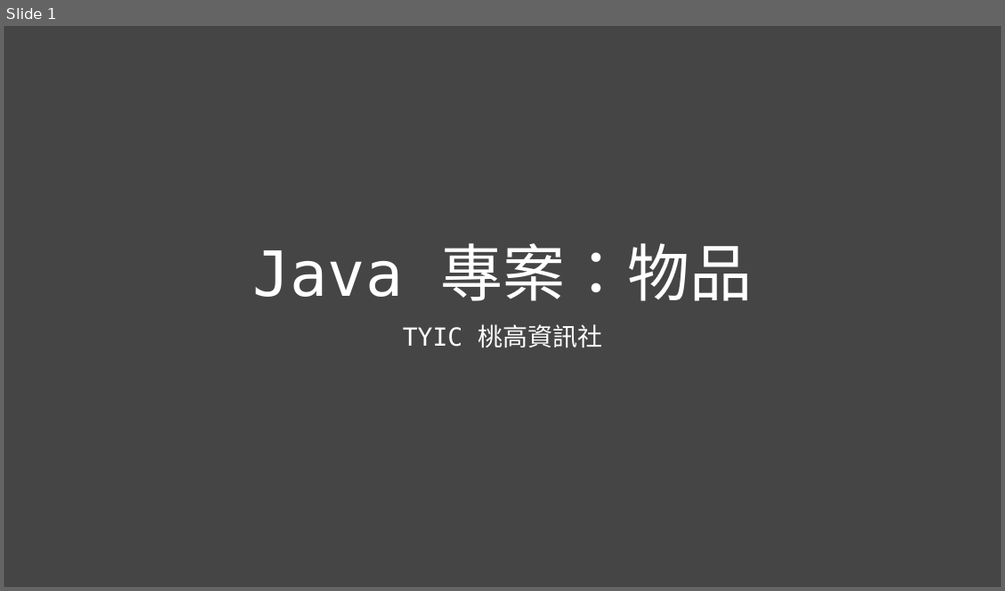
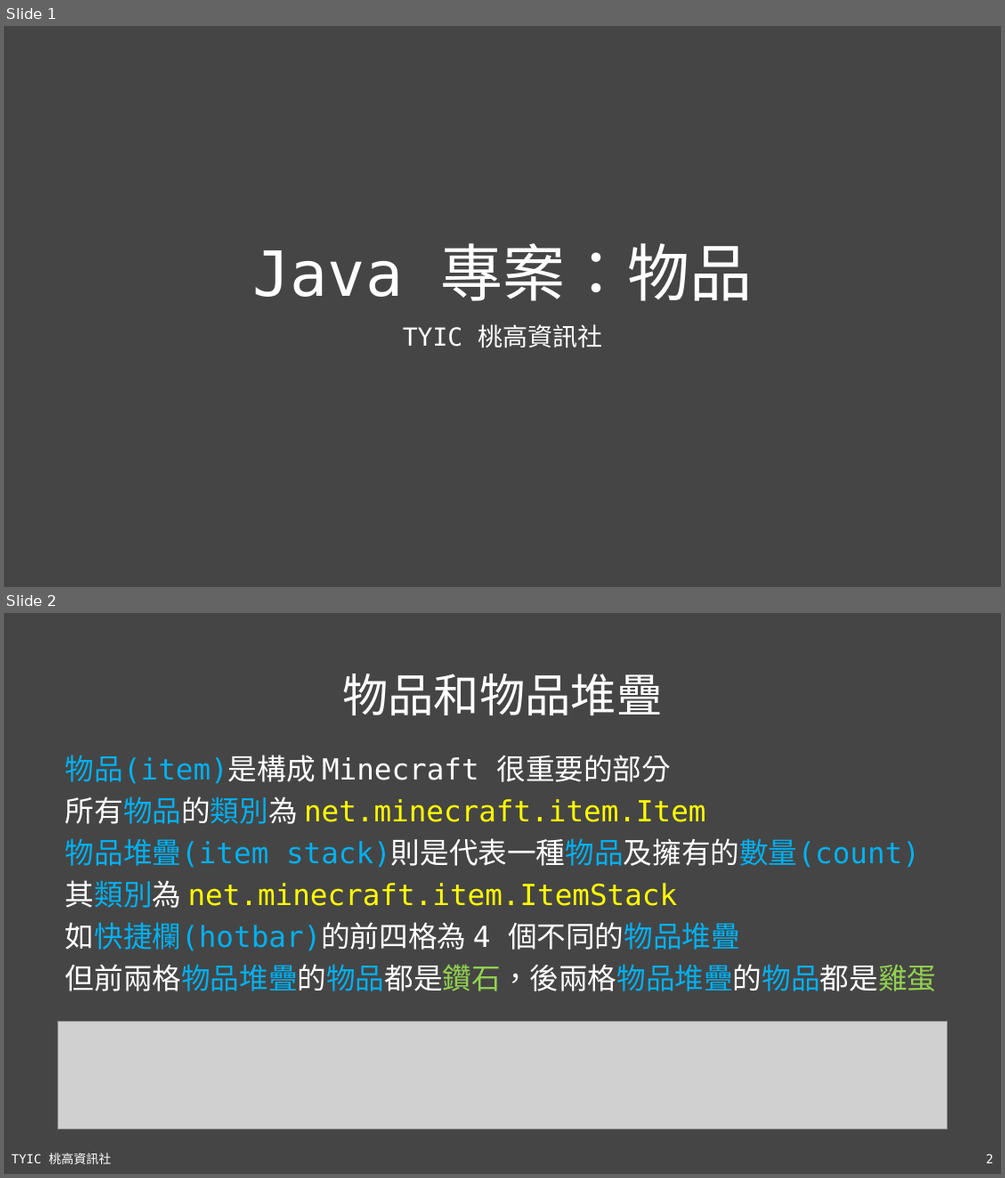
Before and after one commit to TYSHIC/slides, a slide deck: ppt/51_Java 專案：物品.pptx. Shown one above the other, each under a label of ours: slide 1 before the commit, slides 1 and 2 after it. The pictures are 1005x591 and 1005x1178 pixels, drawn with LibreOffice and Linux fonts; fonts in the diff are those of the drawing; grey boxes stand for pictures. Boxes give left, top, right and bottom in pixels: in the first picture for what was removed or moved away, otherwise in the second. Text is boxed around its words. In the diff, an @@ line names an element or a change of style, - is before the commit and + after.

Commit message:
feat: project - item

```diff
--- a/ppt/51_Java 專案：物品.pptx
+++ b/ppt/51_Java 專案：物品.pptx
@@ slide 2 added at (4, 613, 1001, 1174), background #454545 @@
@@ title added at (342, 674, 662, 715), 44 pt, text #FFFFFF @@
+物品和物品堆疊
@@ text added at (65, 755, 937, 991), 28 pt, text #00B0F0 @@
+物品(item)是構成 Minecraft 很重要的部分
+所有物品的類別為 net.minecraft.item.Item
+物品堆疊(item stack)則是代表一種物品及擁有的數量(count)
+其類別為 net.minecraft.item.ItemStack
+如快捷欄(hotbar)的前四格為 4 個不同的物品堆疊
+但前兩格物品堆疊的物品都是鑽石，後兩格物品堆疊的物品都是雞蛋
@@ picture added at (57, 1021, 947, 1128) @@
@@ text added at (11, 1152, 111, 1164), 12 pt, text #FFFFFF @@
+TYIC 桃高資訊社
@@ page number added at (986, 1153, 993, 1163), 12 pt, text #FFFFFF @@
+2
```
Also in this commit, not shown: 1 other slide added, 3 other files.
